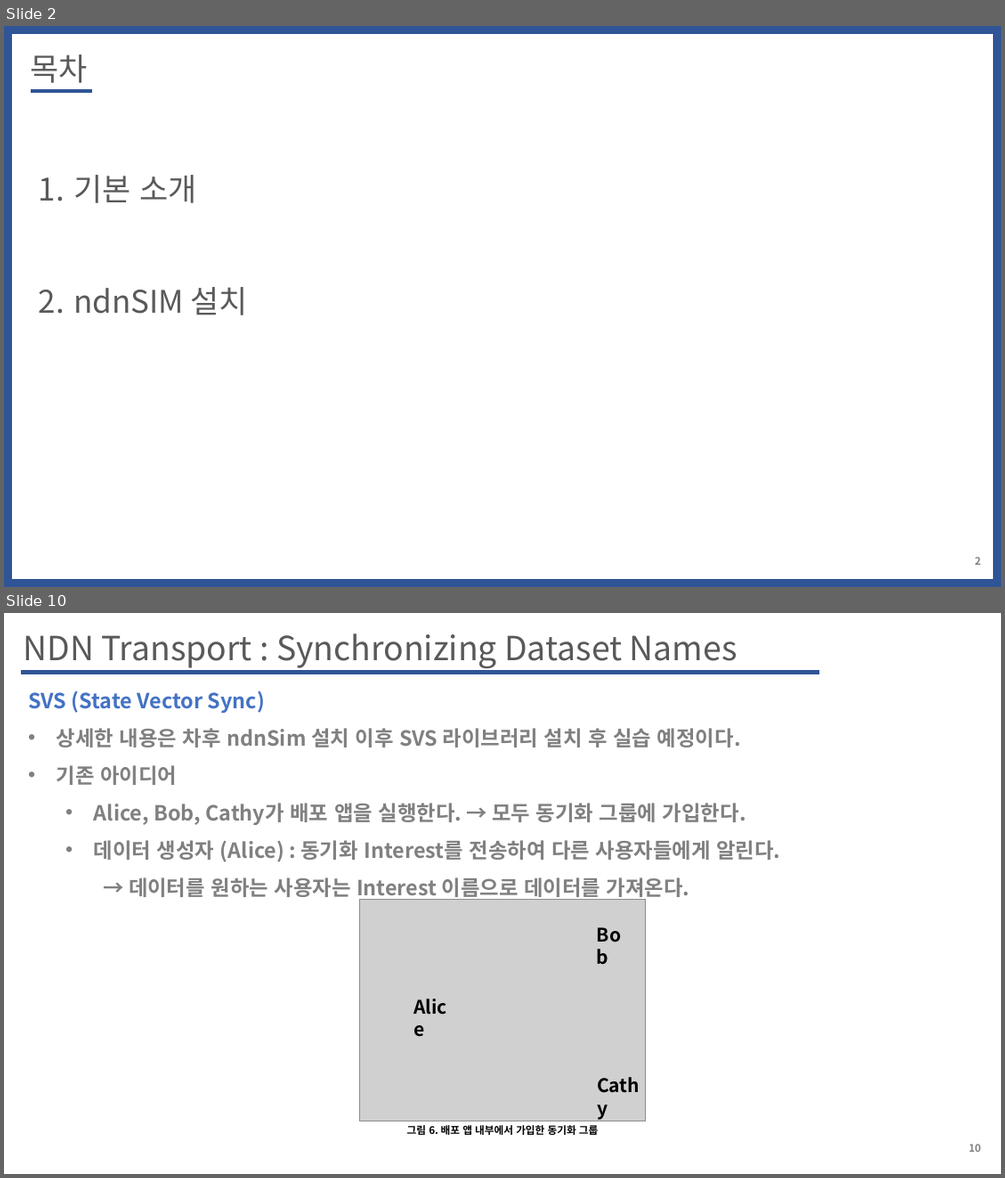
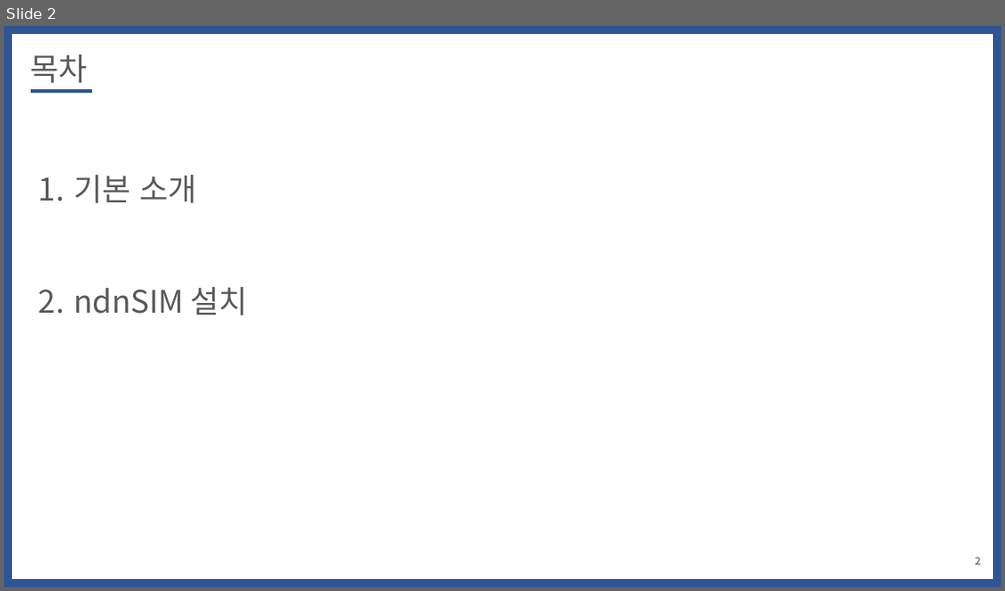
Before and after one commit to WoogiBoogi1129/ICN-NDN, a slide deck: Named-Data-Net/PPT/NDN_Tutorial_ndnSIM_Install.pptx. Shown one above the other, each under a label of ours: slides 2 and 10 before the commit, slide 2 after it; the slides between them are not shown. The pictures are 1005x1178 and 1005x591 pixels, drawn with LibreOffice and Linux fonts; fonts in the diff are those of the drawing; grey boxes stand for pictures. Boxes give left, top, right and bottom in pixels: in the first picture for what was removed or moved away, otherwise in the second. Text is boxed around its words. In the diff, an @@ line names an element or a change of style, - is before the commit and + after.

```diff
--- a/Named-Data-Net/PPT/NDN_Tutorial_ndnSIM_Install.pptx
+++ b/Named-Data-Net/PPT/NDN_Tutorial_ndnSIM_Install.pptx
@@ slide 10 removed at box(4, 613, 1001, 1174), background #FFFFFF @@
@@ text removed at box(23, 633, 737, 669) @@
-NDN Transport : Synchronizing Dataset Names
@@ line removed from (21, 672) to (819, 672) @@
@@ text removed at box(28, 690, 780, 900) @@
-SVS (State Vector Sync)
-• 상세한 내용은 차후 ndnSim 설치 이후 SVS 라이브러리 설치 후 실습 예정이다.
-• 기존 아이디어
-  • Alice, Bob, Cathy가 배포 앱을 실행한다. → 모두 동기화 그룹에 가입한다.
-  • 데이터 생성자 (Alice) : 동기화 Interest를 전송하여 다른 사용자들에게 알린다.
-    → 데이터를 원하는 사용자는 Interest 이름으로 데이터를 가져온다.
@@ group removed at box(359, 899, 655, 1135): 4 texts, 1 picture @@
-그림 6. 배포 앱 내부에서 가입한 동기화 그룹
-Alice
-Bob
-Cathy
@@ page number removed at box(969, 1143, 981, 1151) @@
-10
```
Also in this commit, not shown: 2 slides changed, 8 slides added, 9 other slides removed, 1 other file.
